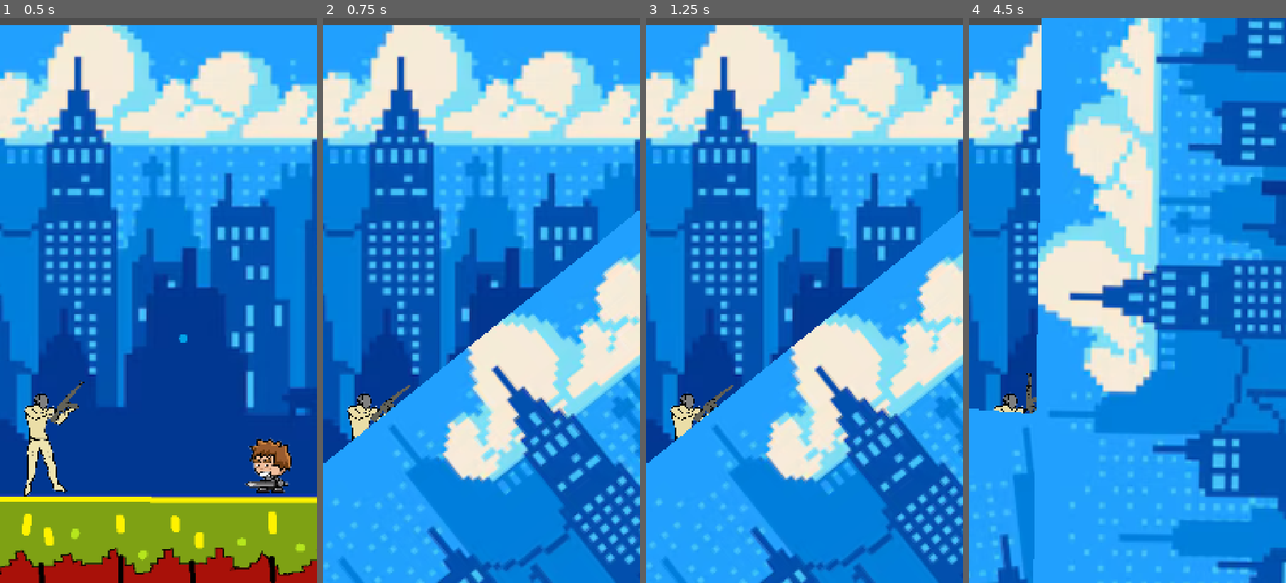
Above: before the commit, frames 1-4 (left to right).
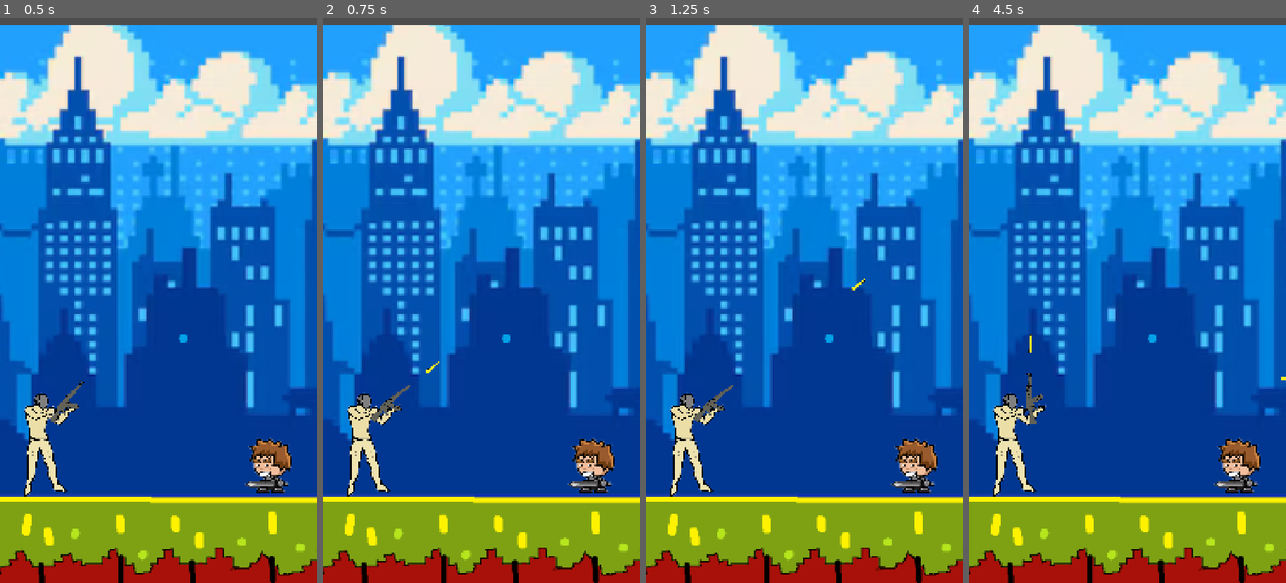
Above: after the commit, the same moments.

Repository: imdevanshrajesh/ragebait-wizardry
Game: Godot game, scene res://level1.tscn
Same seed, same stepped clock (60 frames per second), same inputs: the game is played once before the commit and once after it.
Inputs (mouse positions are in pixels of both pictures, inside the frame that each line leads up to):
- Up to frame 1 (0.5 s): no input
- Up to frame 2 (0.75 s): tap Enter at 0.5 s; move the mouse to (551, 272) at 0.52 s; click (551, 272) at 0.6 s
- Up to frame 3 (1.25 s): no input
- Up to frame 4 (4.5 s): tap Space at 1.25, 3.5 s; move the mouse to (1064, 328) at 1.27 s; click (1064, 328) at 1.35 s; tap Enter at 2 s; move the mouse to (1159, 176) at 2.02 s; click (1159, 176) at 2.1 s; move the mouse to (1111, 413) at 2.77 s; click (1111, 413) at 2.85 s; move the mouse to (1222, 385) at 3.52 s; click (1222, 385) at 3.6 s; move the mouse to (1032, 215) at 4.27 s; click (1032, 215) at 4.35 s

Frame 1 is identical in both runs. In frame 2, 43% of the frame differs, in the area x 0-100%, y 34-100%; in frame 3, 43%; in frame 4, 75%, in the area x 0-100%, y 0-100%.

Commit message:
fix

Diff:
--- a/bounce-back/bullet.tscn
+++ b/bounce-back/bullet.tscn
@@ -1,42 +1,20 @@
 [gd_scene format=3 uid="uid://ijvanygsajej"]
 
-[ext_resource type="Texture2D" uid="uid://cgrwdn8m1wsvr" path="res://Bgs/bg.png" id="1_t4vbm"]
-[ext_resource type="PackedScene" uid="uid://cpoaij2cyvhs5" path="res://enemy.tscn" id="2_2b2rl"]
-[ext_resource type="PackedScene" uid="uid://b2ujtvgm0slhk" path="res://player.tscn" id="3_b7duk"]
+[ext_resource type="Texture2D" uid="uid://kubwfqk83juc" path="res://Assets/bullet.png" id="1_v7oki"]
+[ext_resource type="Script" uid="uid://d4gbvg0vf2mwd" path="res://bullet.gd" id="1_v8qja"]
 
-[sub_resource type="GDScript" id="GDScript_ootpb"]
-script/source = "extends Node2D
+[sub_resource type="RectangleShape2D" id="RectangleShape2D_p1rdq"]
+size = Vector2(177.41931, 1000.00073)
 
-@onready var enemies_folder: Node2D = $Enemies
-@onready var ui: CanvasLayer = $UI
-func _process(_delta: float) -> void:
-	if enemies_folder.get_child_count() == 0:
-		ui.visible = true
-"
+[node name="Bullet" type="CharacterBody2D" unique_id=1868273654]
+script = ExtResource("1_v8qja")
 
-[node name="Level1" type="Node2D" unique_id=832187486]
-script = SubResource("GDScript_ootpb")
+[node name="CollisionShape2D" type="CollisionShape2D" parent="." unique_id=1361227941]
+rotation = 1.5707964
+scale = Vector2(0.062, 0.062)
+shape = SubResource("RectangleShape2D_p1rdq")
 
-[node name="Background" type="Sprite2D" parent="." unique_id=920446133]
-position = Vector2(475.99988, 1021)
-scale = Vector2(3.6751392, 3.675139)
-texture = ExtResource("1_t4vbm")
-
-[node name="Enemies" type="Node2D" parent="." unique_id=2113964160]
-
-[node name="Enemy" parent="Enemies" unique_id=544123933 instance=ExtResource("2_2b2rl")]
-position = Vector2(2053, 812.00006)
-scale = Vector2(-3.663525, 3.4164739)
-
-[node name="UI" type="CanvasLayer" parent="." unique_id=573386668]
-visible = false
-
-[node name="Label" type="Label" parent="UI" unique_id=1080015511]
-offset_left = -1.0
-offset_right = 39.0
-offset_bottom = 23.0
-text = "WIN"
-
-[node name="Player" parent="." unique_id=939501367 instance=ExtResource("3_b7duk")]
-position = Vector2(11.000001, 1088)
-scale = Vector2(1.2435384, 1.2170053)
+[node name="Sprite2D" type="Sprite2D" parent="." unique_id=1915252840]
+rotation = 1.5707964
+scale = Vector2(0.062, 0.062)
+texture = ExtResource("1_v7oki")
